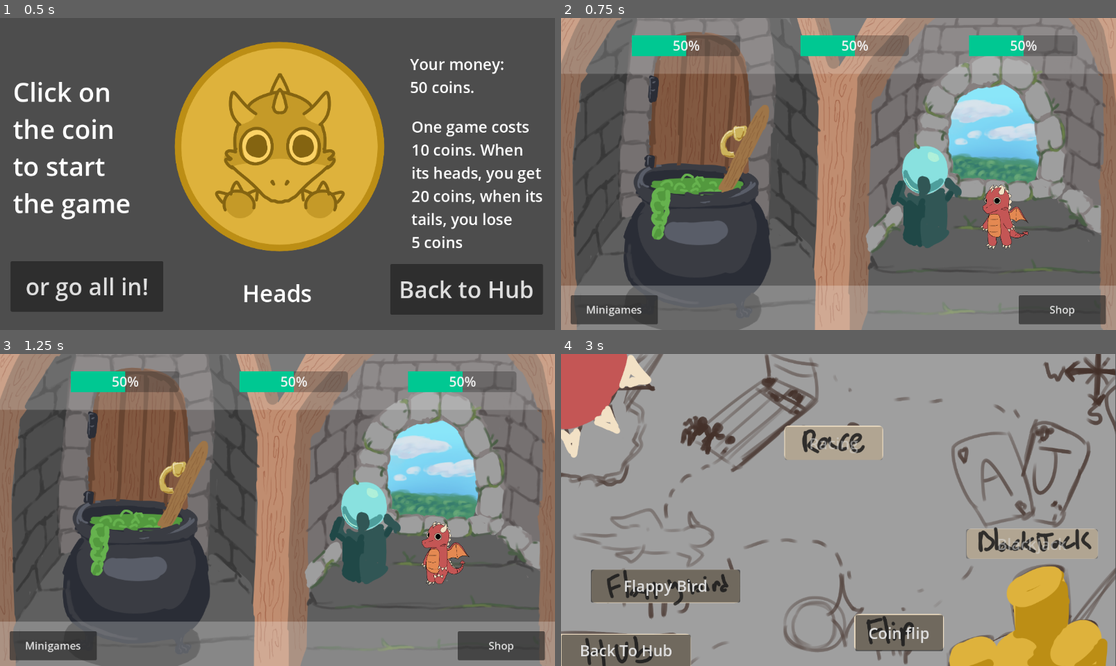
Above: before the commit, frames 1-4 (two rows, left to right).
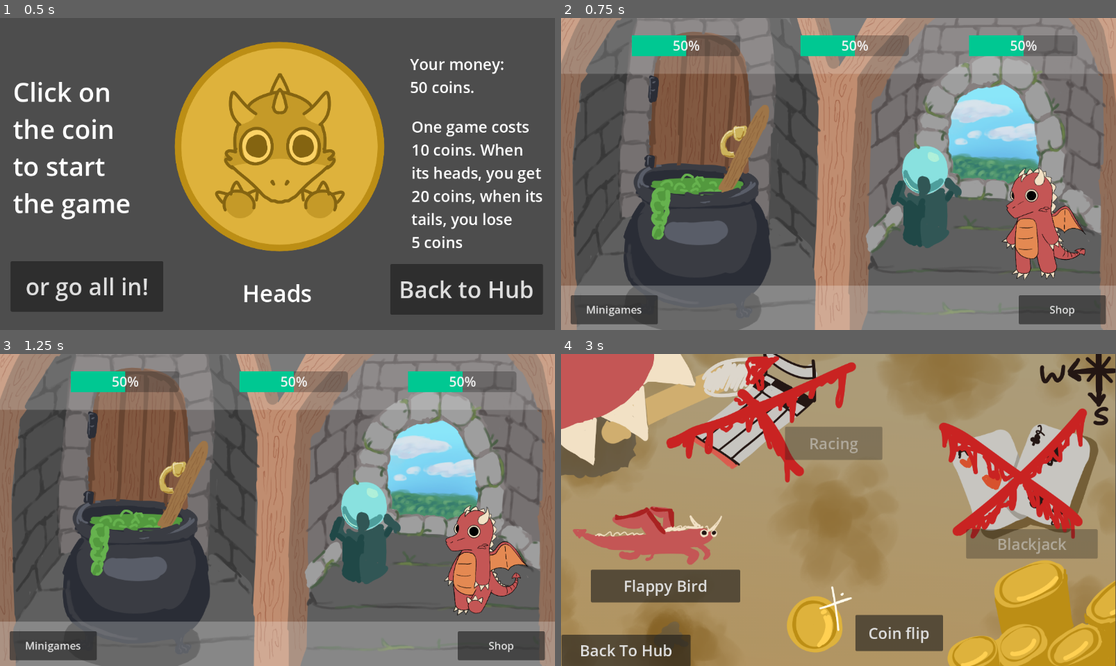
Above: after the commit, the same moments.

Repository: Mudhaffar8/How-Not-to-Train-Your-Dragon
Game: Godot game, scene res://scenes/minigames/coinflip.tscn
The game is run twice, just before and just after one commit, with the same random seed, the same clock (stepped at 60 frames per second) and the same inputs. This scene is started directly instead of the project's main scene. The engine's default icon, where the game draws it, is replaced by a stand-in: a white triangle on a blue panel in a dark square.
Inputs:
- Up to frame 1 (0.5 s): no input
- Up to frame 2 (0.75 s): click "Back to Hub" at 0.5 s
- Up to frame 3 (1.25 s): no input
- Up to frame 4 (3 s): click "Shop" at 1.25 s; click "Go Back" at 2 s; click "Minigames" at 2.75 s

Frame 1 is identical in both runs. In frame 2, 3.7% of the frame differs, in the area x 75-95%, y 47-84%; in frame 3, 3.7%; in frame 4, 93%, in the area x 0-100%, y 0-100%.

Commit message:
Global timer works, hunger decays over time. Fun can be added by games, Bug fixes

Diff:
--- a/scenes/gameOverMini.tscn
+++ b/scenes/gameOverMini.tscn
@@ -31,6 +31,7 @@
 the mini-game"
 
 [node name="Button2" type="Button" parent="."]
+layout_mode = 0
 offset_left = 617.0
 offset_top = 337.0
 offset_right = 961.0
--- a/scenes/main.tscn
+++ b/scenes/main.tscn
@@ -10,6 +10,10 @@
 [ext_resource type="Texture2D" uid="uid://d30xw8yojydk2" path="res://assets/babyGoober_idle2.png" id="5_lrrpp"]
 [ext_resource type="Texture2D" uid="uid://ckqh03hsrghlk" path="res://assets/babyGoober_idle3.png" id="6_4rtgf"]
 [ext_resource type="Texture2D" uid="uid://waisql7jipft" path="res://assets/babyGoober_idle4.png" id="7_cyum5"]
+[ext_resource type="Texture2D" uid="uid://j2de705q0dvg" path="res://assets/adultGoober_idle1.png" id="10_i2e4m"]
+[ext_resource type="Texture2D" uid="uid://bwipxfpjgksxl" path="res://assets/adultGoober_idle2.png" id="11_riquk"]
+[ext_resource type="Texture2D" uid="uid://v3xqhkm5ngf3" path="res://assets/adultGoober_idle3.png" id="12_l7wfe"]
+[ext_resource type="Texture2D" uid="uid://cgwd1u4li4h5" path="res://assets/adultGoober_idle4.png" id="13_tlxex"]
 
 [sub_resource type="StyleBoxFlat" id="StyleBoxFlat_p8dxh"]
 bg_color = Color(1, 1, 1, 0.247059)
@@ -49,7 +53,19 @@
 "name": &"teen_idle",
 "speed": 5.0
 }, {
-"frames": [],
+"frames": [{
+"duration": 1.0,
+"texture": ExtResource("10_i2e4m")
+}, {
+"duration": 1.0,
+"texture": ExtResource("11_riquk")
+}, {
+"duration": 1.0,
+"texture": ExtResource("12_l7wfe")
+}, {
+"duration": 1.0,
+"texture": ExtResource("13_tlxex")
+}],
 "loop": true,
 "name": &"teen_walk",
 "speed": 5.0
@@ -146,19 +162,19 @@
 layout_mode = 2
 
 [node name="Goober" type="AnimatedSprite2D" parent="."]
-position = Vector2(910, 412)
-scale = Vector2(0.291738, 0.291738)
+position = Vector2(985, 425)
+scale = Vector2(0.503934, 0.503934)
 sprite_frames = SubResource("SpriteFrames_ch2yk")
-animation = &"baby_idle"
+animation = &"teen_walk"
 autoplay = "baby_walk"
+frame_progress = 0.889117
 
 [node name="GlobalTimer" type="Node" parent="."]
 script = ExtResource("4_aqii4")
 
 [node name="Timer" type="Timer" parent="GlobalTimer"]
 process_callback = 0
-wait_time = 300.0
-one_shot = true
+autostart = true
 
 [connection signal="pressed" from="ButtonPanel/ShopButton" to="." method="_on_shop_button_pressed"]
 [connection signal="pressed" from="ButtonPanel/MinigamesButton" to="." method="_on_minigames_button_pressed"]
--- a/scenes/minigames.tscn
+++ b/scenes/minigames.tscn
@@ -70,6 +70,11 @@
 theme_override_font_sizes/font_size = 32
 text = "Back To Hub"
 
+[node name="Timer" type="Timer" parent="."]
+process_callback = 0
+autostart = true
+
 [connection signal="pressed" from="Button" to="." method="_on_button_pressed"]
 [connection signal="pressed" from="Button4" to="." method="_on_button_4_pressed"]
 [connection signal="pressed" from="Button5" to="." method="_on_button_5_pressed"]
+[connection signal="timeout" from="Timer" to="." method="_on_timer_timeout"]
--- a/scenes/minigames/coinflip.tscn
+++ b/scenes/minigames/coinflip.tscn
@@ -131,4 +131,3 @@
 [connection signal="timeout" from="Timer" to="." method="_on_timer_timeout"]
 [connection signal="pressed" from="Button2" to="." method="_on_button_2_pressed"]
 [connection signal="pressed" from="Button3" to="." method="_on_button_3_pressed"]
-[connection signal="pressed" from="Button3" to="." method="_on_button_2_pressed"]
--- a/scenes/shopui.tscn
+++ b/scenes/shopui.tscn
@@ -262,6 +262,10 @@
 scale = Vector2(2.1, 2.12496)
 texture = ExtResource("12_qnpu1")
 
+[node name="Timer" type="Timer" parent="Control"]
+process_callback = 0
+autostart = true
+
 [connection signal="timeout" from="Control/Coins/Timer" to="Control/Coins" method="_on_timer_timeout"]
 [connection signal="pressed" from="Control/CoinsButton" to="Control/Coins" method="_on_coins_button_pressed"]
 [connection signal="pressed" from="Control/Buy1" to="Control/Coins" method="_on_buy_1_pressed"]
@@ -271,3 +275,4 @@
 [connection signal="pressed" from="Control/Buy5" to="Control/Coins" method="_on_buy_5_pressed"]
 [connection signal="pressed" from="Control/Buy6" to="Control/Coins" method="_on_buy_6_pressed"]
 [connection signal="pressed" from="Control/GoBack" to="Control" method="_on_go_back_pressed"]
+[connection signal="timeout" from="Control/Timer" to="Control" method="_on_timer_timeout"]
--- a/scripts/coinflip.gd
+++ b/scripts/coinflip.gd
@@ -12,14 +12,15 @@
 
 # Called every frame. 'delta' is the elapsed time since the previous frame.
 func _process(delta: float) -> void:
-	pass
+	print(globals.coins)
 
 
 func _on_button_pressed() -> void:
 	coinsPerGame = 10
 	if globals.coins < coinsPerGame:
-		pass
+		pass #should skip function heree
 	globals.coins -= coinsPerGame
+	globals.fun += 5
 	$AnimatedSprite2D.play()
 	$Timer.start()
 
@@ -53,6 +54,7 @@
 func _on_button_2_pressed() -> void:
 	coinsPerGame = globals.coins
 	globals.coins = 0
+	globals.fun += 10
 	_update_coins_label()
 	$AnimatedSprite2D.play()
 	$Timer.start()
--- a/scripts/control.gd
+++ b/scripts/control.gd
@@ -1,9 +1,9 @@
 extends Control
 
+@onready var timer = $Timer
 
-# Called when the node enters the scene tree for the first time.
 func _ready() -> void:
-	pass # Replace with function body.
+	timer.start()
 
 # Called every frame. 'delta' is the elapsed time since the previous frame.
 func _process(delta: float) -> void:
@@ -11,3 +11,14 @@
 
 func _on_go_back_pressed() -> void:
 	scene_switcher.switch_scene("res://scenes/main.tscn")
+
+
+func _on_timer_timeout() -> void:
+	print(globals.seconds)
+	globals.seconds += 1
+	if (globals.seconds %  5 == 0):
+		globals.food -= 5
+		globals.fun -= 5
+
+	if (globals.seconds >= 180):
+		scene_switcher.switch_scene("res://scenes/endings/goodending.tscn")
--- a/scripts/flappy_mini.gd
+++ b/scripts/flappy_mini.gd
@@ -17,6 +17,7 @@
 func _on_pipe_spawn_timer_timeout() -> void:
 	$Label.text = "Coins collected: " + str(globals.coinsFlappy)
 	globals.coinsFlappy += 5
+	globals.fun += 2
 	var ran1 = rng.randi_range(0, 100)
 	if ran1 > 20:
 		var pipe = pipe_scene.instantiate()
--- a/scripts/global_timer.gd
+++ b/scripts/global_timer.gd
@@ -6,31 +6,22 @@
 @onready var fun_status : StatusBar = %FunStatus
 @onready var health_status : StatusBar = %HealthStatus
 
-var elapsed_time: float = 0.0
-
 
 # Called when the node enters the scene tree for the first time.
 func _ready() -> void:
 	timer.start()
 
 
-# Called every frame. 'delta' is the elapsed time since the previous frame.
-func _process(delta: float) -> void:
-	elapsed_time += delta
-	print(elapsed_time) # Debugging
-
-	if elapsed_time >= 4: # More testing
+func _on_timer_timeout() -> void:
+	globals.seconds += 1
+	if (globals.seconds %  5 == 0):
 		globals.food -= 5
 		globals.fun -= 5
-		elapsed_time = 0
 
 		# Update Labels
 		food_status.set_value(globals.food)
 		fun_status.set_value(globals.fun)
 		health_status.set_value(globals.health)
 
-
-
-
-func _on_timer_timeout() -> void:
-	scene_switcher.switch_scene("res://scenes/endings/goodending.tscn")
+	if (globals.seconds >= 180):
+		scene_switcher.switch_scene("res://scenes/endings/goodending.tscn")
--- a/scripts/globals.gd
+++ b/scripts/globals.gd
@@ -18,3 +18,5 @@
 var fun : float = 50.0
 var health : float = 50.0
 var coinsFlappy : int = 0
+var seconds : int = 0
+var gooberState : String = "egg"
--- a/scripts/main.gd
+++ b/scripts/main.gd
@@ -13,15 +13,15 @@
 	food_status.set_value(globals.food)
 	fun_status.set_value(globals.fun)
 	health_status.set_value(globals.health)
+	print(globals.coins)
 
 
 func _process(delta: float) -> void:
 	if globals.food > 100 || globals.food < 0 || globals.fun < 0 || globals.health < 0:
 		scene_switcher.switch_scene("res://scenes/endings/badending.tscn")
-
-
-func _on_button_pressed() -> void:
-	scene_switcher.switch_scene("res://scenes/scene_2.tscn")
+	if globals.seconds >= 90:
+		$Goober.play("teen_walk")
+		globals.gooberState = "teen"
 
 
 func _on_shop_button_pressed() -> void:
--- a/scripts/minigames.gd
+++ b/scripts/minigames.gd
@@ -1,4 +1,9 @@
 extends Control
+
+@onready var timer = $Timer
+
+func _ready() -> void:
+	timer.start()
 
 
 func _on_back_button_pressed() -> void:
@@ -19,3 +24,13 @@
 func _process(delta: float) -> void:
 	if globals.food > 100 || globals.food < 0 || globals.fun < 0 || globals.health < 0:
 		scene_switcher.switch_scene("res://scenes/endings/badending.tscn")
+
+func _on_timer_timeout() -> void:
+	print(globals.seconds)
+	globals.seconds += 1
+	if (globals.seconds %  5 == 0):
+		globals.food -= 5
+		globals.fun -= 5
+
+	if (globals.seconds >= 180):
+		scene_switcher.switch_scene("res://scenes/endings/goodending.tscn")
Binary file added: assets/adultGoober_idle1.png
Not shown, added: assets/adultGoober_idle1.png.import
Binary file added: assets/adultGoober_idle2.png
Not shown, added: assets/adultGoober_idle2.png.import
Binary file added: assets/adultGoober_idle3.png
Not shown, added: assets/adultGoober_idle3.png.import
Binary file added: assets/adultGoober_idle4.png
Not shown, added: assets/adultGoober_idle4.png.import
Binary file changed: assets/minigame_back.png
Binary file added: scenes/adultGoober_idle1.png
Not shown, added: scenes/adultGoober_idle1.png.import
Binary file added: scenes/adultGoober_idle2.png
(and 6 more such lines)
